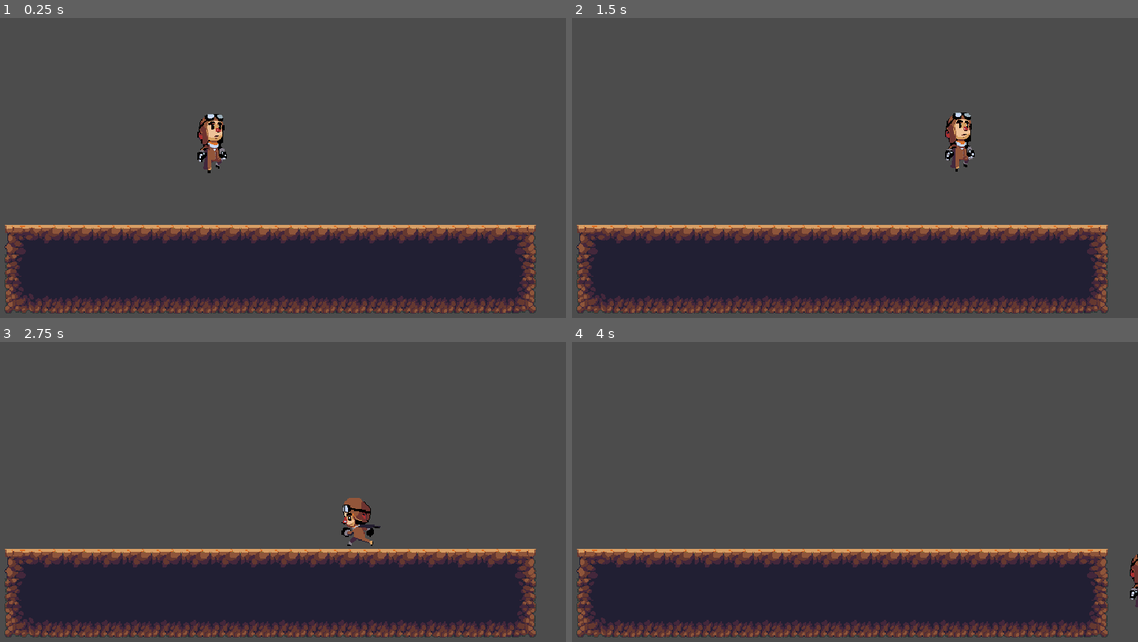
Above: before the commit, frames 1-4 (two rows, left to right).
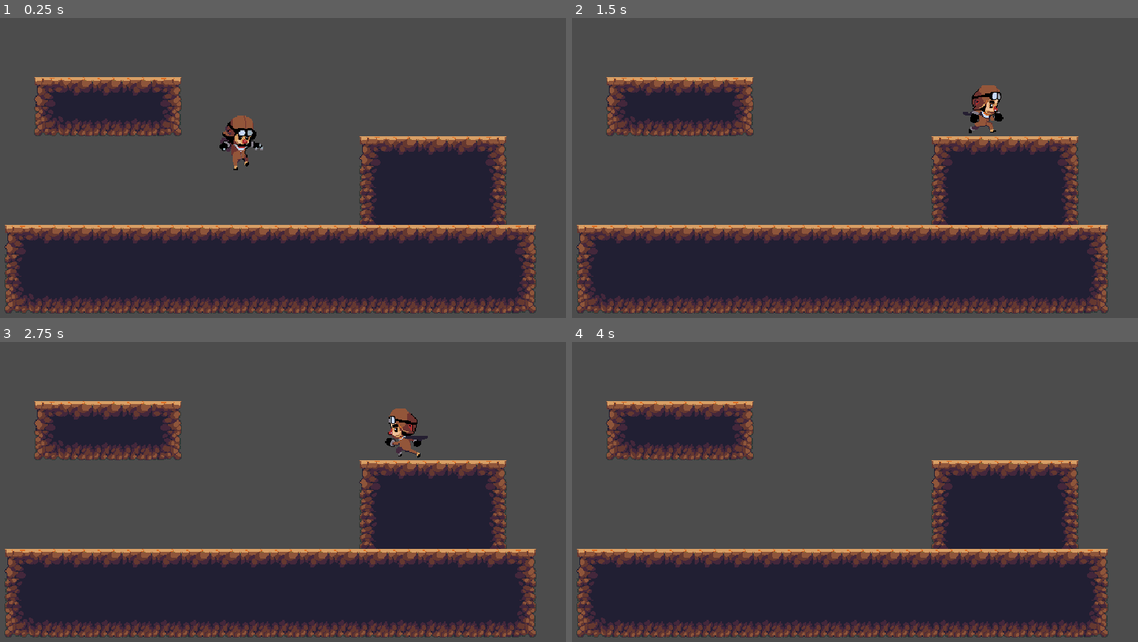
Above: after the commit, the same moments.

Repository: deniauma/Platformer
Game: Godot game, scene res://World.tscn
Same seed, same stepped clock (60 frames per second), same inputs: the game is played once before the commit and once after it.
Inputs:
- Up to frame 1 (0.25 s): no input
- Up to frame 2 (1.5 s): hold Right (ui_right) from 0.53 s (still down); tap Up (ui_up) at 0.77 s
- Up to frame 3 (2.75 s): tap Up (ui_up) at 1.52 s; release Right (ui_right) at 2.03 s; hold Left (ui_left) from 2.03 s (still down)
- Up to frame 4 (4 s): release Left (ui_left) at 2.78 s; hold Right (ui_right) from 2.78 s (still down); tap Up (ui_up) at 3.02, 3.77 s

The runs differ from the first frame. In frame 1, 14% of the frame differs, in the area x 6-90%, y 19-69%; in frame 2, 14%; in frame 3, 14%; in frame 4, 13%.

Commit message:
Add tileset and player animation

Diff:
--- a/KinematicBody2D.gd
+++ b/KinematicBody2D.gd
@@ -4,8 +4,9 @@
 # var a = 2
 # var b = "textvar"
 const UP = Vector2(0, -1)
-const SPEED = 200
+const MAX_SPEED = 200
 const GRAVITY = 20
+const ACCELERATION = 50
 const JUMP_HEIGHT = -500
 var motion = Vector2()
 
@@ -21,24 +22,32 @@
 
 func _physics_process(delta):
 	motion.y += GRAVITY
+	var friction = false
 
 	if Input.is_action_pressed("ui_right"):
-		motion.x = SPEED
+		motion.x = min(motion.x + ACCELERATION, MAX_SPEED)
 		$Sprite.flip_h = false
 		$Sprite.play("Run")
 	elif Input.is_action_pressed("ui_left"):
-		motion.x = -SPEED
+		motion.x = max(motion.x - ACCELERATION, -MAX_SPEED)
 		$Sprite.flip_h = true
 		$Sprite.play("Run")
 	else:
-		motion.x = 0
+		friction = true
 		$Sprite.play("Idle")
 
 	if is_on_floor():
 		if Input.is_action_just_pressed("ui_up"):
 			motion.y = JUMP_HEIGHT
+		if friction:
+			motion.x = lerp(motion.x, 0, 0.2)
 	else:
-		$Sprite.play("Jump")
+		if motion.y < 0:
+			$Sprite.play("Jump")
+		else:
+			$Sprite.play("Fall")
+		if friction:
+			motion.x = lerp(motion.x, 0, 0.05)
 
 	motion = move_and_slide(motion, UP)
 
--- a/World.tscn
+++ b/World.tscn
@@ -8,13 +8,9 @@
 [ext_resource path="res://Sprites/Player/Run3.png" type="Texture" id=6]
 [ext_resource path="res://Sprites/Player/Run4.png" type="Texture" id=7]
 [ext_resource path="res://Sprites/Player/Run7.png" type="Texture" id=8]
-[ext_resource path="res://Sprites/Player/Jump0.png" type="Texture" id=9]
-[ext_resource path="res://jungleDirtTileSet.tres" type="TileSet" id=10]
-
-[sub_resource type="RectangleShape2D" id=1]
-
-custom_solver_bias = 0.0
-extents = Vector2( 14, 28 )
+[ext_resource path="res://Sprites/Player/Jump3.png" type="Texture" id=9]
+[ext_resource path="res://Sprites/Player/Jump0.png" type="Texture" id=10]
+[ext_resource path="res://jungleDirtTileSet.tres" type="TileSet" id=11]
 
 [sub_resource type="SpriteFrames" id=2]
 
@@ -31,15 +27,26 @@
 }, {
 "frames": [ ExtResource( 9 ) ],
 "loop": true,
+"name": "Fall",
+"speed": 5.0
+}, {
+"frames": [ ExtResource( 10 ) ],
+"loop": true,
 "name": "Jump",
 "speed": 5.0
 } ]
+
+[sub_resource type="CapsuleShape2D" id=3]
+
+custom_solver_bias = 0.0
+radius = 14.0
+height = 28.0
 
 [node name="World" type="Node" index="0"]
 
 [node name="Player" type="KinematicBody2D" parent="." index="0"]
 
-position = Vector2( 256, 96 )
+position = Vector2( 288, 96 )
 input_pickable = false
 collision_layer = 1
 collision_mask = 1
@@ -49,22 +56,22 @@
 "_edit_group_": true
 }
 
-[node name="CollisionShape2D" type="CollisionShape2D" parent="Player" index="0"]
-
-position = Vector2( 0, 4 )
-shape = SubResource( 1 )
-_sections_unfolded = [ "Transform" ]
-
-[node name="Sprite" type="AnimatedSprite" parent="Player" index="1"]
+[node name="Sprite" type="AnimatedSprite" parent="Player" index="0"]
 
 frames = SubResource( 2 )
 animation = "Idle"
 playing = true
 
+[node name="CollisionShape2D" type="CollisionShape2D" parent="Player" index="1"]
+
+position = Vector2( 0, 4 )
+shape = SubResource( 3 )
+_sections_unfolded = [ "Transform" ]
+
 [node name="TileMap" type="TileMap" parent="." index="1"]
 
 mode = 0
-tile_set = ExtResource( 10 )
+tile_set = ExtResource( 11 )
 cell_size = Vector2( 32, 32 )
 cell_quadrant_size = 16
 cell_custom_transform = Transform2D( 1, 0, 0, 1, 0, 0 )
@@ -79,7 +86,7 @@
 collision_mask = 1
 occluder_light_mask = 1
 format = 1
-tile_data = PoolIntArray( 458753, 0, 0, 458754, 1, 0, 458755, 1, 0 …(716 unchanged characters)…
+tile_data = PoolIntArray( 131074, 0, 0, 131075, 1, 0, 131076, 1, 0, 131077, 1, 0, 131078, 2, 0, 196610, 6, 0, 196611, 7, 0, 196612, 7, 0, 196613, 7, 0, 196614, 8, 0, 262157, 0, 0, 262158, 1, 0, 262159, 1, 0, 262160, 1, 0, 262161, 2, 0, 327693, 3, 0, 327694, 4, 0, 327695, 4, 0, 327696, 4, 0, 327697, 5, 0, 393229, 3, 0, 393230, 4, 0, 393231, 4, 0, 393232, 4, 0, 393233, 5, 0, 458753, 0, 0, 458754, 1, 0, 458755, 1, 0 …(716 unchanged characters)…
 _sections_unfolded = [ "Cell" ]
 __meta__ = {
 "_edit_lock_": true
Not shown: 1 places in World.tscn that only renumber resources
